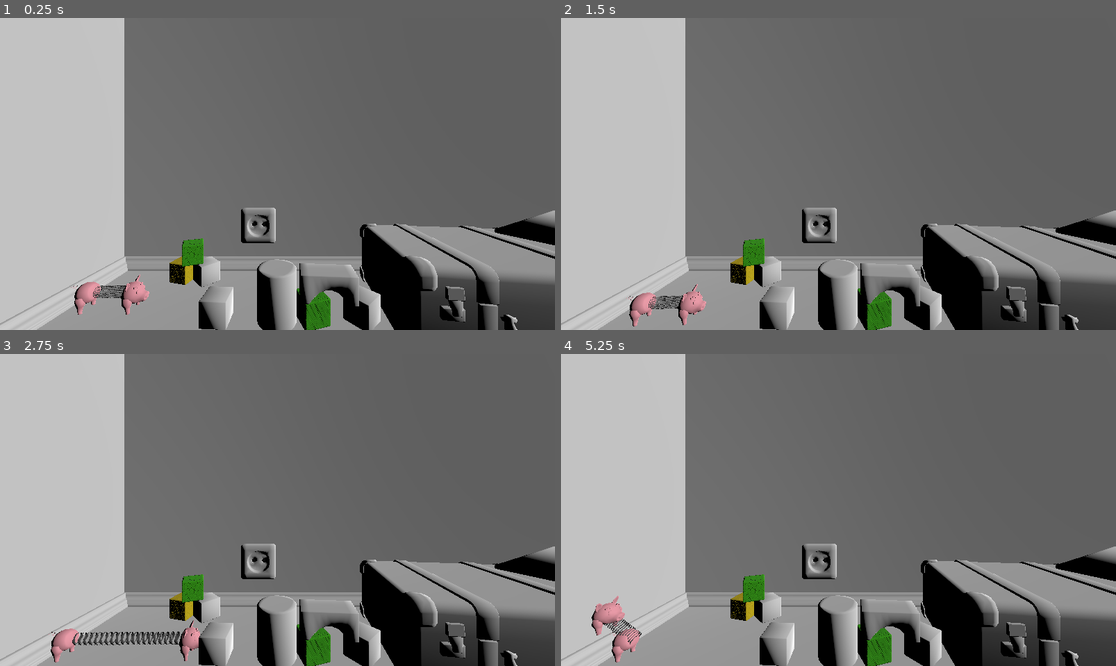
Above: before the commit, frames 1-4 (two rows, left to right).
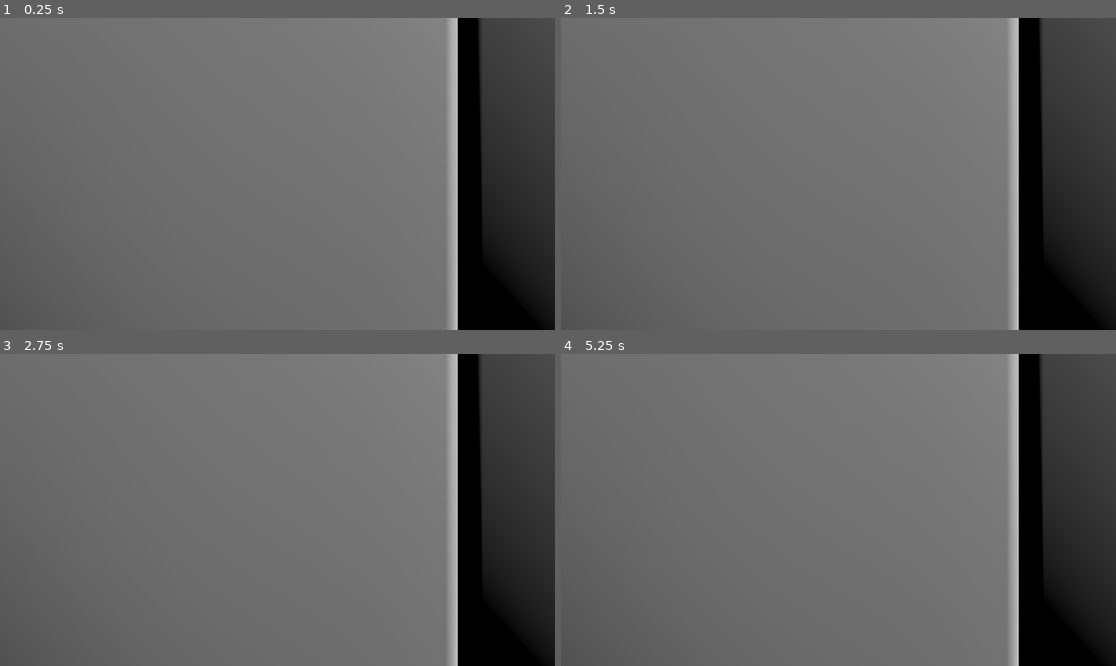
Above: after the commit, the same moments.

Repository: CoffeeMugTwo/b_oink
Game: Godot game, scene res://Scenes/World.tscn
Same seed, same stepped clock (60 frames per second), same inputs: the game is played once before the commit and once after it.
Inputs:
- Up to frame 1 (0.25 s): no input
- Up to frame 2 (1.5 s): tap Enter (ui_accept) at 0.5 s; hold Right (p1_right) 0.53-1.28 s; hold Keypad 0 (p1_hold) 0.53-1.28 s; tap Space (p1_jump) at 0.77 s; hold Down (ui_down) from 1.28 s (still down); tap Shift (p2_hold) at 1.35 s
- Up to frame 3 (2.75 s): tap Space (p1_jump) at 1.52 s; release Down (ui_down) at 2.03 s; hold Right (p1_right) from 2.03 s (still down); hold A (p2_left) from 2.03 s (still down)
- Up to frame 4 (5.25 s): tap Enter (ui_accept) at 2.75 s; release Right (p1_right) at 2.78 s; release A (p2_left) at 2.78 s; hold Up (ui_up) 2.78-3.53 s; tap D (p2_right) at 2.85 s; tap Space (p1_jump) at 3.02, 3.77, 4.52 s; hold Keypad 0 (p1_hold) 3.53-4.28 s; hold Left (p1_left) 3.53-5.03 s; tap Shift (p2_hold) at 4.35 s; hold Down (ui_down) from 5.03 s (still down); hold A (p2_left) from 5.03 s (still down)

The runs differ from the first frame. In frame 1, 61% of the frame differs, in the area x 0-100%, y 0-100%; in frame 2, 61%; in frame 3, 61%; in frame 4, 61%.

Commit message:
Level Camera Boxes

Diff:
--- a/b-oink/Scenes/World.tscn
+++ b/b-oink/Scenes/World.tscn
@@ -1187,7 +1187,7 @@
 transform = Transform3D(0.99790883, 0, -0.06463681, 0, 1, 0, 0.06463681, 0, 0.99790883, 0, 0, 0)
 
 [node name="EndZone" parent="." instance=ExtResource("20_b5aes")]
-transform = Transform3D(2, 0, 0, 0, 2, 0, 0, 0, 2, 84.696014, 30.718573, 0)
+transform = Transform3D(3, 0, 0, 0, 3, 0, 0, 0, 3, 14.229139, 30.718573, 0)
 
 [node name="JengaTurm" type="StaticBody3D" parent="."]
 transform = Transform3D(0.85, 0, 0, 0, 0.85, 0, 0, 0, 0.85, 39.720016, 1.4724302, -2.5507295)
@@ -1291,6 +1291,7 @@
 [node name="CollisionShape3D" type="CollisionShape3D" parent="Wall38"]
 
 [node name="B-Oink!_Wall" parent="Wall38" instance=ExtResource("3_5nsto")]
+transform = Transform3D(1, -3.5527137e-15, 0, 3.5527137e-15, 1, -3.5527137e-15, -2.1175824e-22, 3.5527137e-15, 1, 0, 3.5762787e-07, 8.230448)
 
 [node name="Wall39" type="StaticBody3D" parent="."]
 transform = Transform3D(9.553428e-15, -2.1855695e-07, -5, -5, -2.1855696e-07, 0, -2.1855696e-07, 5, -2.1855695e-07, 74.414085, 25.11885, -4.4634533)
@@ -1501,6 +1502,22 @@
 transform = Transform3D(1, 0, 2.9802322e-08, 0, 1, 0, -2.9802322e-08, 0, 1, -0.66835403, 0, 0.20567608)
 
 [node name="spring_engine_code_test" parent="." instance=ExtResource("10_kn06e")]
-transform = Transform3D(0.3, 0, 0, 0, 0.3, 0, 0, 0, 0.3, 3.8240523, 0.69992363, 0)
+transform = Transform3D(0.3, 0, 0, 0, 0.3, 0, 0, 0, 0.3, 4, 0, 0)
+
+[node name="Level1Box" parent="." instance=ExtResource("20_b5aes")]
+transform = Transform3D(7.7261443, 0, 0, 0, 6.1031995, 0, 0, 0, 3.182701, 5.735944, -0.41130066, 0)
+
+[node name="Level2Box" parent="." instance=ExtResource("20_b5aes")]
+transform = Transform3D(8, 0, 0, 0, 6, 0, 0, 0, 3, 21.605658, -0.19529009, 0)
+
+[node name="Level3Box" parent="." instance=ExtResource("20_b5aes")]
+transform = Transform3D(8, 0, 0, 0, 6, 0, 0, 0, 3, 37.708492, -0.26858282, 0)
+
+[node name="Level4Box" parent="." instance=ExtResource("20_b5aes")]
+transform = Transform3D(8, 0, 0, 0, 6, 0, 0, 0, 3, 53.92323, -0.20116329, 0)
 
 [connection signal="all_players_inside" from="EndZone" to="." method="_on_end_zone_all_players_inside"]
+[connection signal="all_players_inside" from="Level1Box" to="." method="_on_level_1_box_all_players_inside"]
+[connection signal="all_players_inside" from="Level2Box" to="." method="_on_level_2_box_all_players_inside"]
+[connection signal="all_players_inside" from="Level3Box" to="." method="_on_level_3_box_all_players_inside"]
+[connection signal="all_players_inside" from="Level4Box" to="." method="_on_level_4_box_all_players_inside"]
--- a/b-oink/Scenes/players_inside_area.tscn
+++ b/b-oink/Scenes/players_inside_area.tscn
@@ -14,3 +14,8 @@
 shape = SubResource("BoxShape3D_3tvxv")
 
 [node name="B-Oink!_Buldingblock_cube_LP" parent="." instance=ExtResource("2_s23tw")]
+
+[node name="Building_Block_cube_LP" parent="B-Oink!_Buldingblock_cube_LP" index="0"]
+transparency = 0.49
+
+[editable path="B-Oink!_Buldingblock_cube_LP"]
--- a/b-oink/Scripts/players_inside_area.gd
+++ b/b-oink/Scripts/players_inside_area.gd
@@ -1,6 +1,7 @@
 extends Area3D
 
 signal all_players_inside
+signal player_entered_box
 # Called when the node enters the scene tree for the first time.
 var players_in_zone: Array = []
 
@@ -10,6 +11,7 @@
 
 func _on_body_entered(body):
 	print("Player Entered")
+	emit_signal("player_entered_box")
 	if body.is_in_group("players") and body not in players_in_zone:
 		players_in_zone.append(body)
 		_check_all_players_inside()
--- a/b-oink/Scripts/world.gd
+++ b/b-oink/Scripts/world.gd
@@ -1,6 +1,11 @@
 extends Node3D
+@onready var camera: Camera3D = $Camera3D
 
-
+var spawnPoint = Vector3(4, 0, 0)
+var cameraLvl1 = Vector3(9.3, 4.5, 7.7)
+var cameraLvl2 = Vector3(23.2, 6.4, 7.7)
+var cameraLvl3 = Vector3(39.7, 10.7, 7.7)
+var cameraLvl4 = Vector3(55.8, 13.4, 7.7)
 # Called when the node enters the scene tree for the first time.
 func _ready() -> void:
 	pass # Replace with function body.
@@ -12,3 +17,22 @@
 
 func _on_end_zone_all_players_inside() -> void:
 	get_tree().change_scene_to_file("res://Scenes/win_screen.tscn")
+
+
+func _on_level_1_box_all_players_inside() -> void:
+	camera.global_position = cameraLvl1
+	spawnPoint = Vector3(4, 0, 0)
+
+
+func _on_level_2_box_all_players_inside() -> void:
+	camera.global_position = cameraLvl2
+	spawnPoint = Vector3(16.7, 2.9, 0)
+
+
+func _on_level_3_box_all_players_inside() -> void:
+	camera.global_position = cameraLvl3
+	spawnPoint = Vector3(34.2, 5.7, 0)
+
+func _on_level_4_box_all_players_inside() -> void:
+	camera.global_position = cameraLvl4
+	spawnPoint = Vector3(49.2, 8.2, 0)
Not shown: 1 places in b-oink/Scenes/World.tscn that only renumber resources
